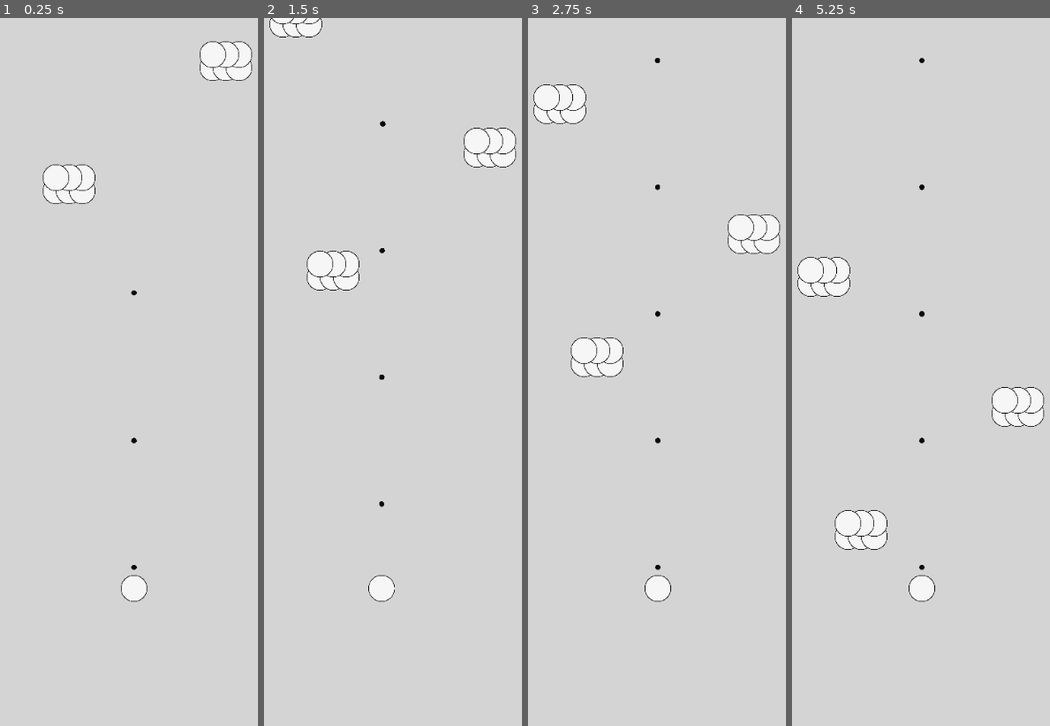
Above: before the commit, frames 1-4 (left to right).
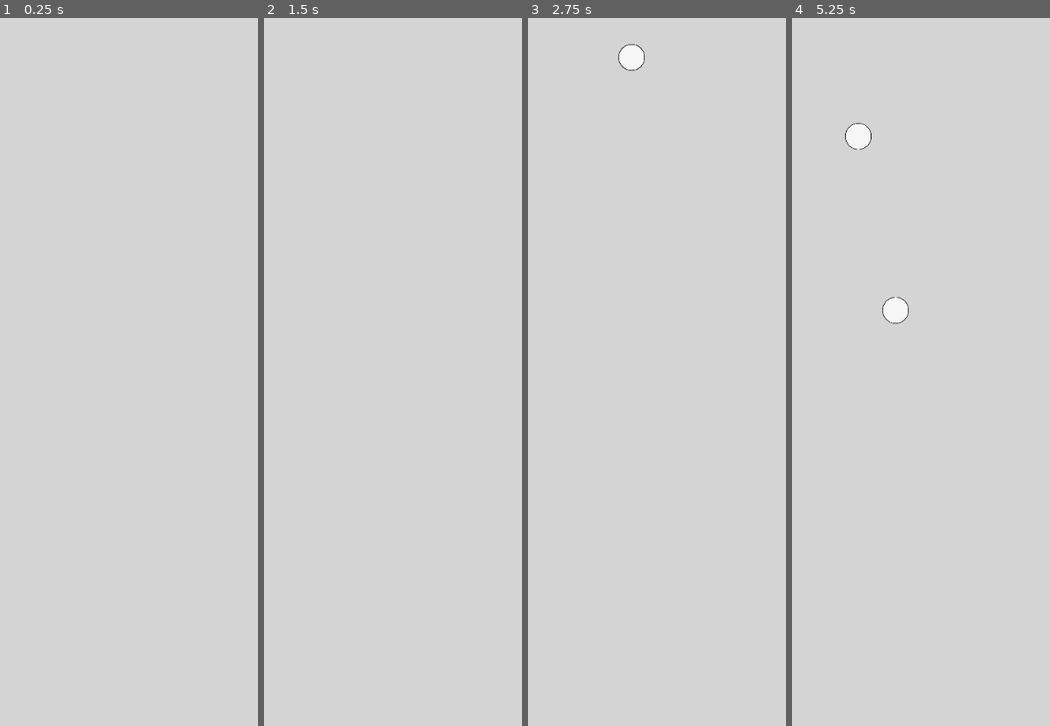
Above: after the commit, the same moments.

Repository: den-dimas/circlers-war
Game: Godot game, scene res://scenes/screens/main.tscn
Same seed, same stepped clock (60 frames per second), same inputs: the game is played once before the commit and once after it.
Inputs (mouse positions are in pixels of both pictures, inside the frame that each line leads up to):
- Up to frame 1 (0.25 s): no input
- Up to frame 2 (1.5 s): drag from (393, 641) to (320, 209) at 0.52 s; drag from (315, 407) to (393, 641) at 1.27 s
- Up to frame 3 (2.75 s): move the mouse to (698, 216) at 2.02 s; click (698, 216) at 2.17 s
- Up to frame 4 (5.25 s): drag from (902, 513) to (861, 364) at 2.77 s; move the mouse to (1042, 478) at 3.52 s; click (1042, 478) at 3.67 s; drag from (802, 265) to (848, 464) at 4.27 s; move the mouse to (941, 372) at 5.02 s; click (941, 372) at 5.17 s

The runs differ from the first frame. In frame 1, 2.4% of the frame differs, in the area x 16-98%, y 3-83%; in frame 2, 2.9%; in frame 3, 3.7%; in frame 4, 4.1%, in the area x 2-98%, y 5-83%.

Commit message:
MOVE: main scene to screens folder

Diff:
--- a/scenes/screens/main.tscn
+++ b/scenes/screens/main.tscn
@@ -3,7 +3,7 @@
 [ext_resource type="Texture2D" uid="uid://bjho48whwga8r" path="res://assets/environment/background.png" id="1_y0ki1"]
 [ext_resource type="Script" path="res://scripts/controller/touch_input.gd" id="2_eg4xf"]
 [ext_resource type="Script" path="res://scripts/controller/controller.gd" id="3_teqcq"]
-[ext_resource type="PackedScene" uid="uid://dqg5owb3b3h0c" path="res://scenes/entity/people.tscn" id="4_68dqd"]
+[ext_resource type="Script" path="res://scripts/people/people_spawner.gd" id="5_lf8hh"]
 
 [sub_resource type="RectangleShape2D" id="RectangleShape2D_owvxo"]
 size = Vector2(566, 237)
@@ -37,10 +37,9 @@
 position = Vector2(294, 825)
 script = ExtResource("3_teqcq")
 move_smoothness = 5.0
-starting_column = 5
-
-[node name="People" parent="Controller" instance=ExtResource("4_68dqd")]
-is_in_team = true
+first_row_many_column = 3
+max_column = 5
+add_column_per_row = 2
 
 [node name="BulletSpawnPoint" type="Node2D" parent="."]
 
@@ -49,63 +48,10 @@
 
 [node name="PeopleSpawner" type="Node2D" parent="."]
 position = Vector2(0, -48)
+script = ExtResource("5_lf8hh")
 
 [node name="Timer" type="Timer" parent="PeopleSpawner"]
 wait_time = 2.0
 autostart = true
 
-[node name="People" parent="PeopleSpawner" instance=ExtResource("4_68dqd")]
-position = Vector2(181, 273)
-
-[node name="People2" parent="PeopleSpawner" instance=ExtResource("4_68dqd")]
-position = Vector2(200, 273)
-
-[node name="People3" parent="PeopleSpawner" instance=ExtResource("4_68dqd")]
-position = Vector2(219, 273)
-
-[node name="People4" parent="PeopleSpawner" instance=ExtResource("4_68dqd")]
-position = Vector2(219, 254)
-
-[node name="People5" parent="PeopleSpawner" instance=ExtResource("4_68dqd")]
-position = Vector2(200, 254)
-
-[node name="People6" parent="PeopleSpawner" instance=ExtResource("4_68dqd")]
-position = Vector2(181, 254)
-
-[node name="People7" parent="PeopleSpawner" instance=ExtResource("4_68dqd")]
-position = Vector2(408, 95)
-
-[node name="People8" parent="PeopleSpawner" instance=ExtResource("4_68dqd")]
-position = Vector2(427, 95)
-
-[node name="People9" parent="PeopleSpawner" instance=ExtResource("4_68dqd")]
-position = Vector2(446, 95)
-
-[node name="People10" parent="PeopleSpawner" instance=ExtResource("4_68dqd")]
-position = Vector2(446, 76)
-
-[node name="People11" parent="PeopleSpawner" instance=ExtResource("4_68dqd")]
-position = Vector2(427, 76)
-
-[node name="People12" parent="PeopleSpawner" instance=ExtResource("4_68dqd")]
-position = Vector2(408, 76)
-
-[node name="People13" parent="PeopleSpawner" instance=ExtResource("4_68dqd")]
-position = Vector2(127, -93)
-
-[node name="People14" parent="PeopleSpawner" instance=ExtResource("4_68dqd")]
-position = Vector2(146, -93)
-
-[node name="People15" parent="PeopleSpawner" instance=ExtResource("4_68dqd")]
-position = Vector2(165, -93)
-
-[node name="People16" parent="PeopleSpawner" instance=ExtResource("4_68dqd")]
-position = Vector2(165, -112)
-
-[node name="People17" parent="PeopleSpawner" instance=ExtResource("4_68dqd")]
-position = Vector2(146, -112)
-
-[node name="People18" parent="PeopleSpawner" instance=ExtResource("4_68dqd")]
-position = Vector2(127, -112)
-
 [connection signal="timeout" from="PeopleSpawner/Timer" to="PeopleSpawner" method="_on_timer_timeout"]
